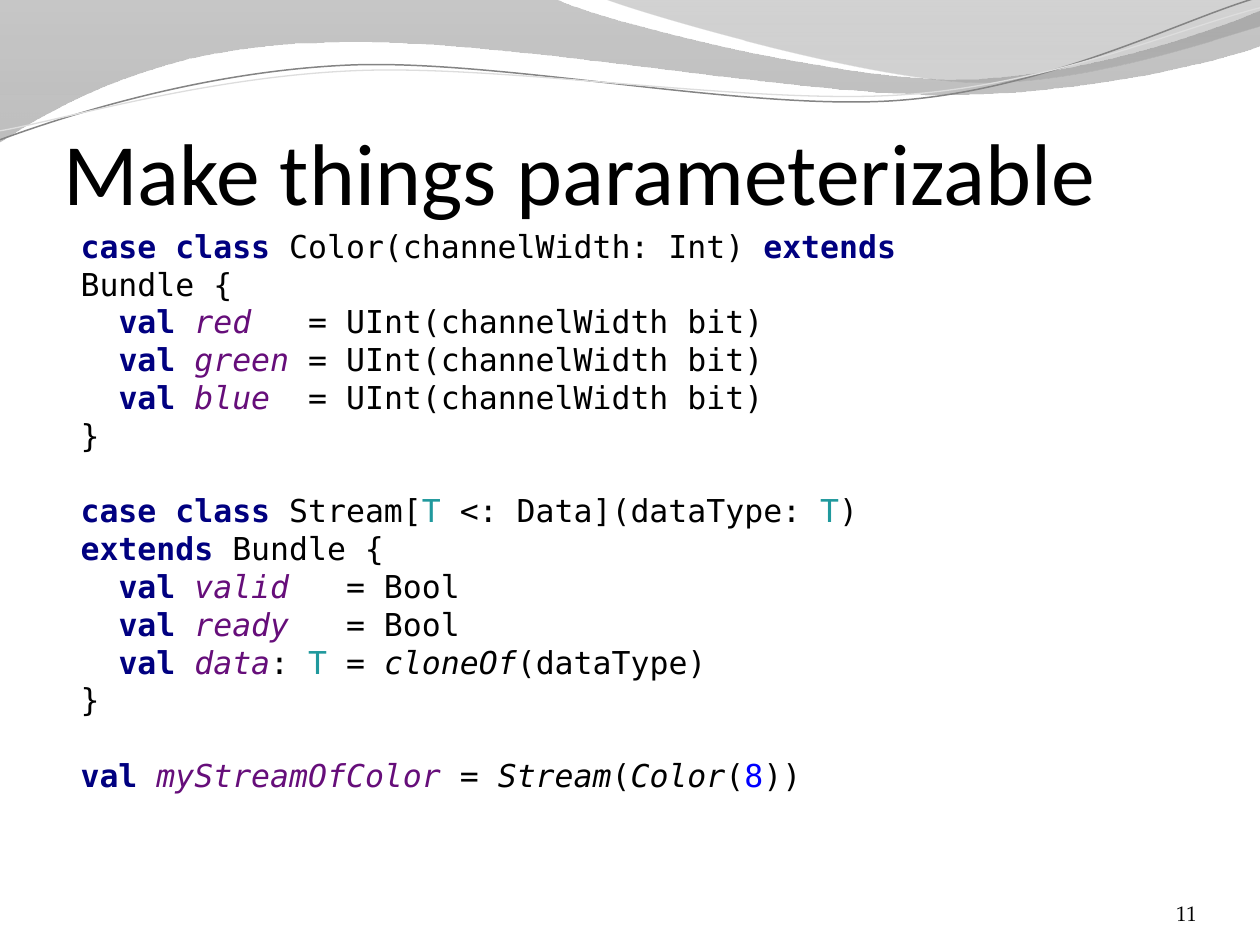
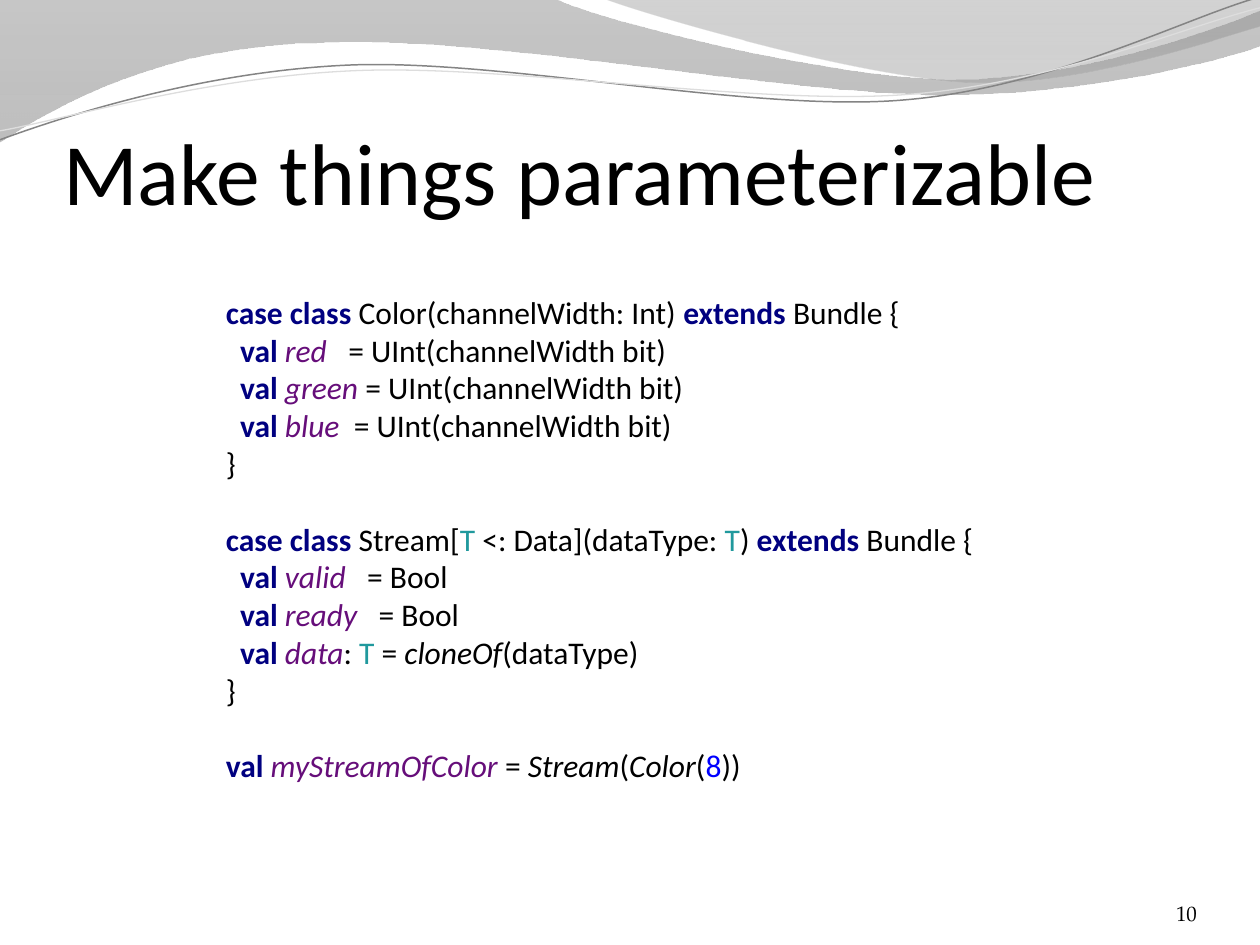
Before and after one commit to SpinalHDL/SpinalDoc, a slide deck: slide 10 of presentation/en/changes_arguments.pptx (slide 11 before the commit). Drawn at 1260x945 pixels with LibreOffice and Linux fonts; fonts in the diff are those of the drawing; background and template pictures are left out. Boxes give left, top, right and bottom in pixels: in the first picture for what was removed or moved away, otherwise in the second. Text is boxed around its words. In the diff, an @@ line names an element or a change of style, - is before the commit and + after.

```diff
--- a/presentation/en/changes_arguments.pptx
+++ b/presentation/en/changes_arguments.pptx
@@ text "case class Color(channelWidth: Int) extends ...": place and size @@
-text "case class Color(channelWidth: Int) extends ..." at [81,234,896,794]
+text "case class Color(channelWidth: Int) extends ..." at [226,301,956,782]
@@ text "case class Color(channelWidth: Int) extends ..." at [226,301,956,782]: font DejaVu Sans Mono to Calibri @@
@@ page number at [1176,906,1197,922]: text changed @@
-11
+10
```
Also in this commit, not shown: 16 other slides changed, 3 slides added, 1 slide removed, 3 other files.
